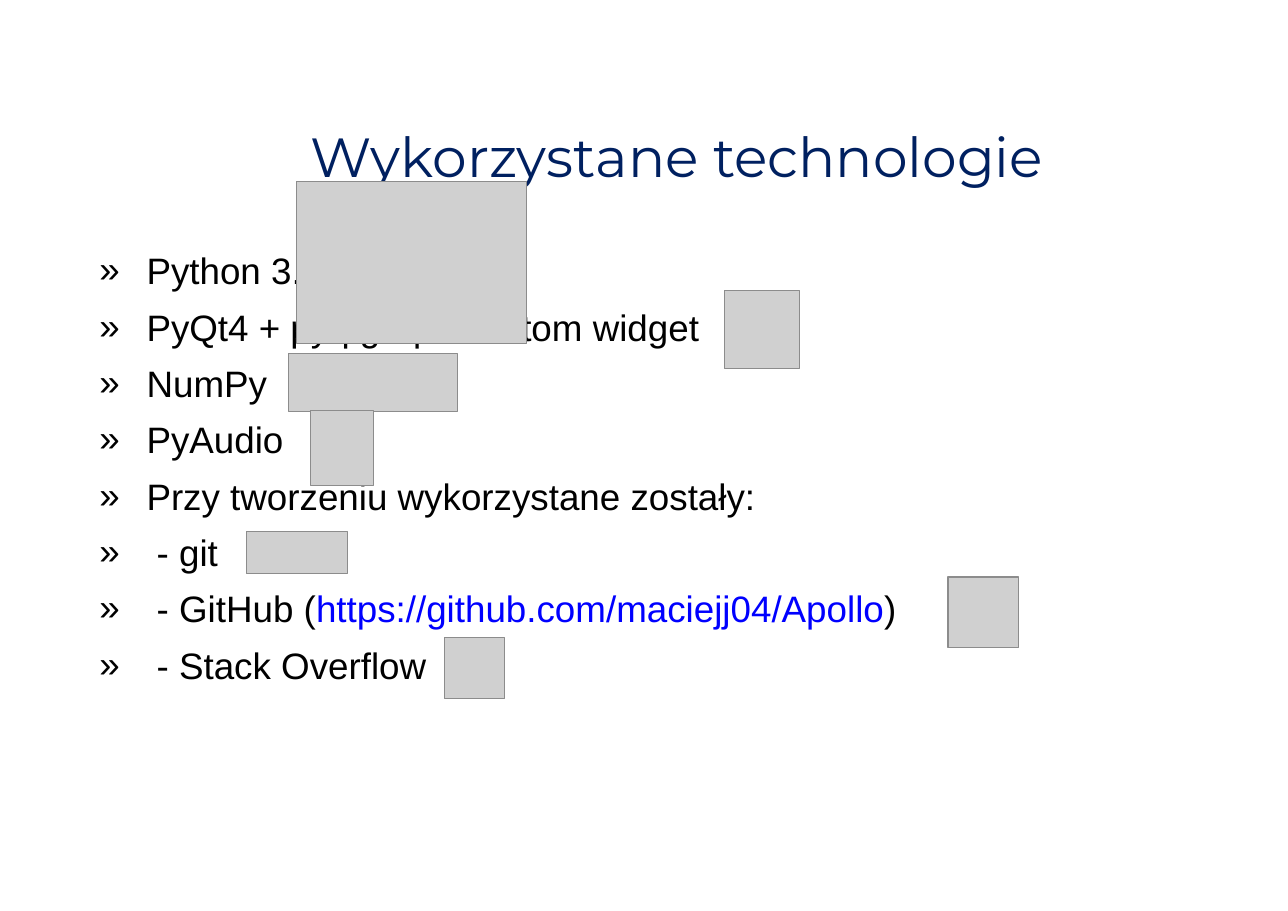
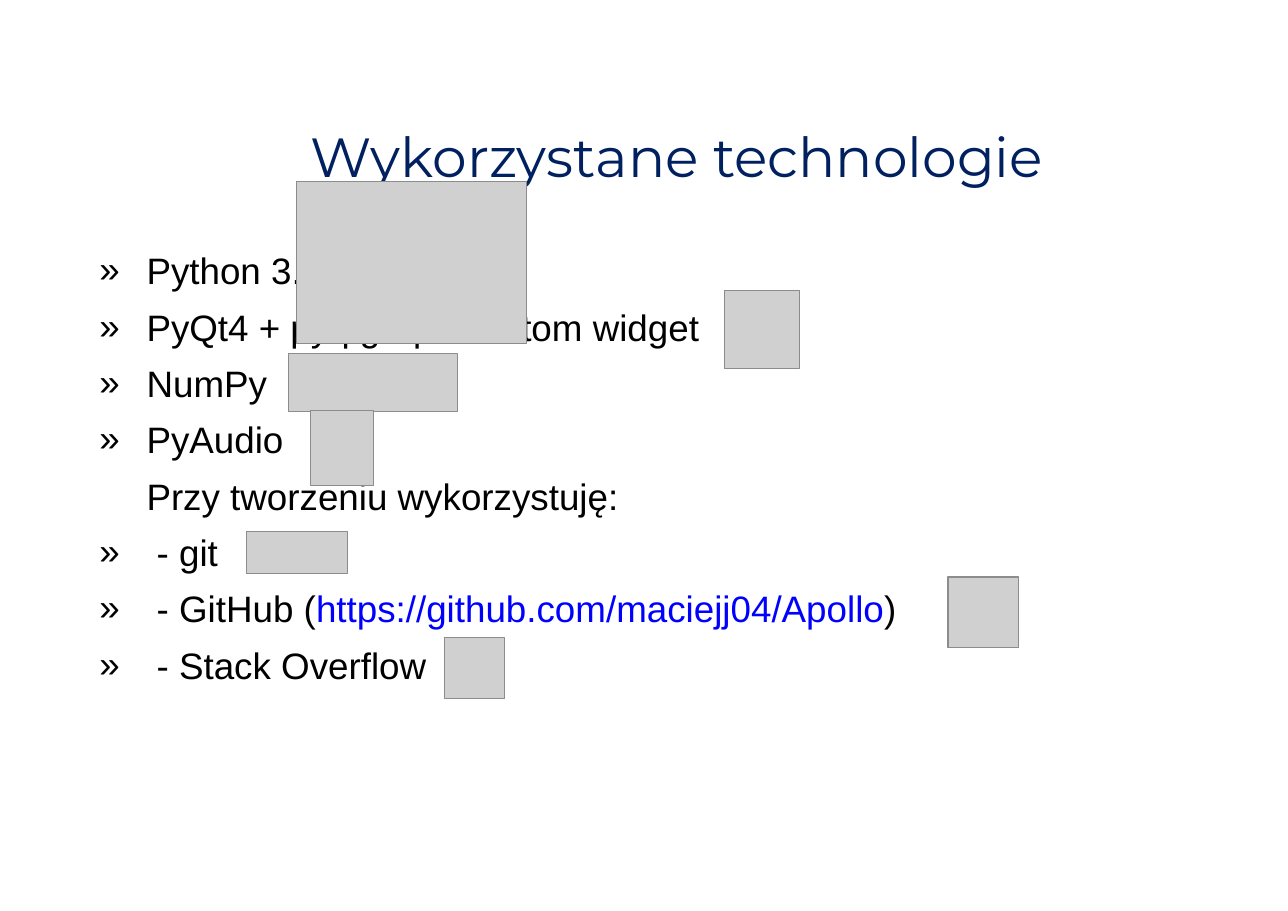
Before and after one commit to maciejj04/Apollo, a slide deck: slide 10 of docs/Seminatium1.odp. Drawn at 1288x911 pixels with LibreOffice and Linux fonts; fonts in the diff are those of the drawing; grey boxes stand for pictures; background and template pictures are left out. Boxes give left, top, right and bottom in pixels: in the first picture for what was removed or moved away, otherwise in the second. Text is boxed around its words. In the diff, an @@ line names an element or a change of style, - is before the commit and + after.

```diff
--- a/docs/Seminatium1.odp
+++ b/docs/Seminatium1.odp
@@ text at (x1=147, y1=481, x2=619, y2=517): text changed @@
-» Przy tworzeniu wykorzystane zostały:
+Przy tworzeniu wykorzystuję:
```
Also in this commit, not shown: 5 other slides changed, 9 other files.
